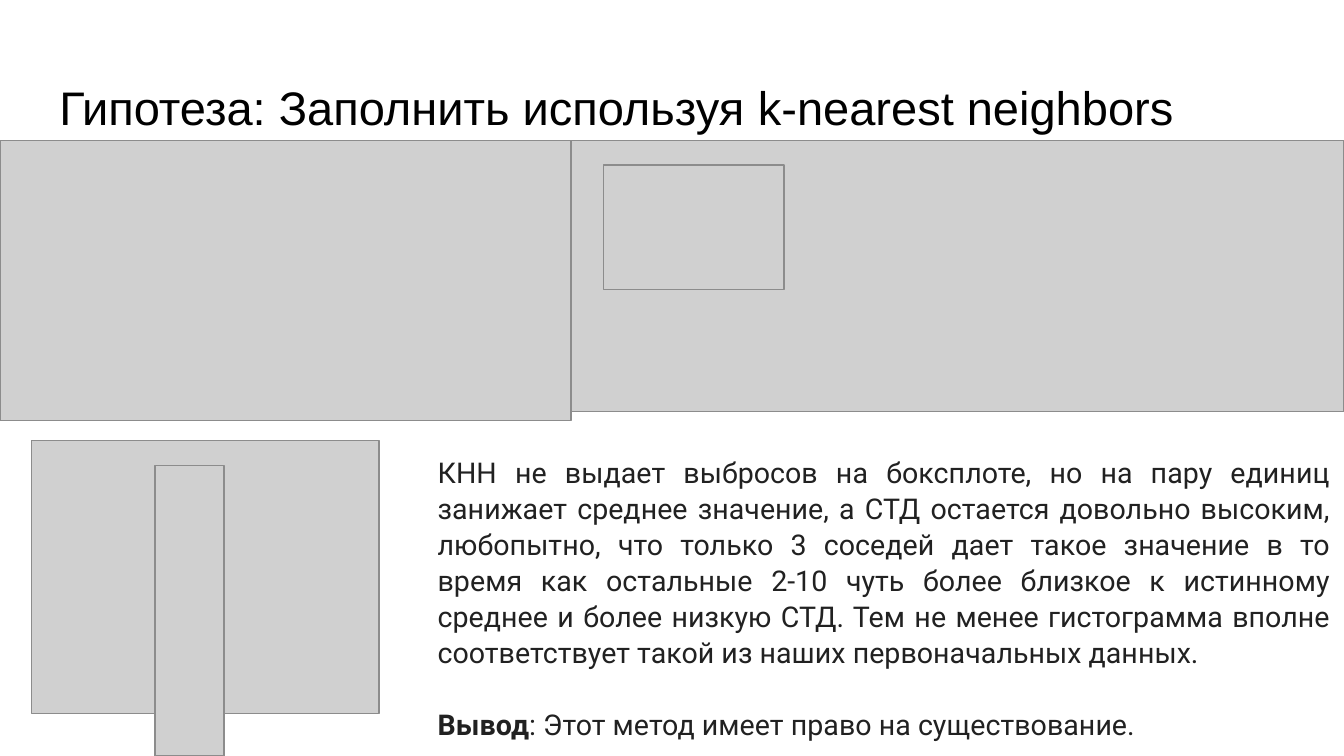
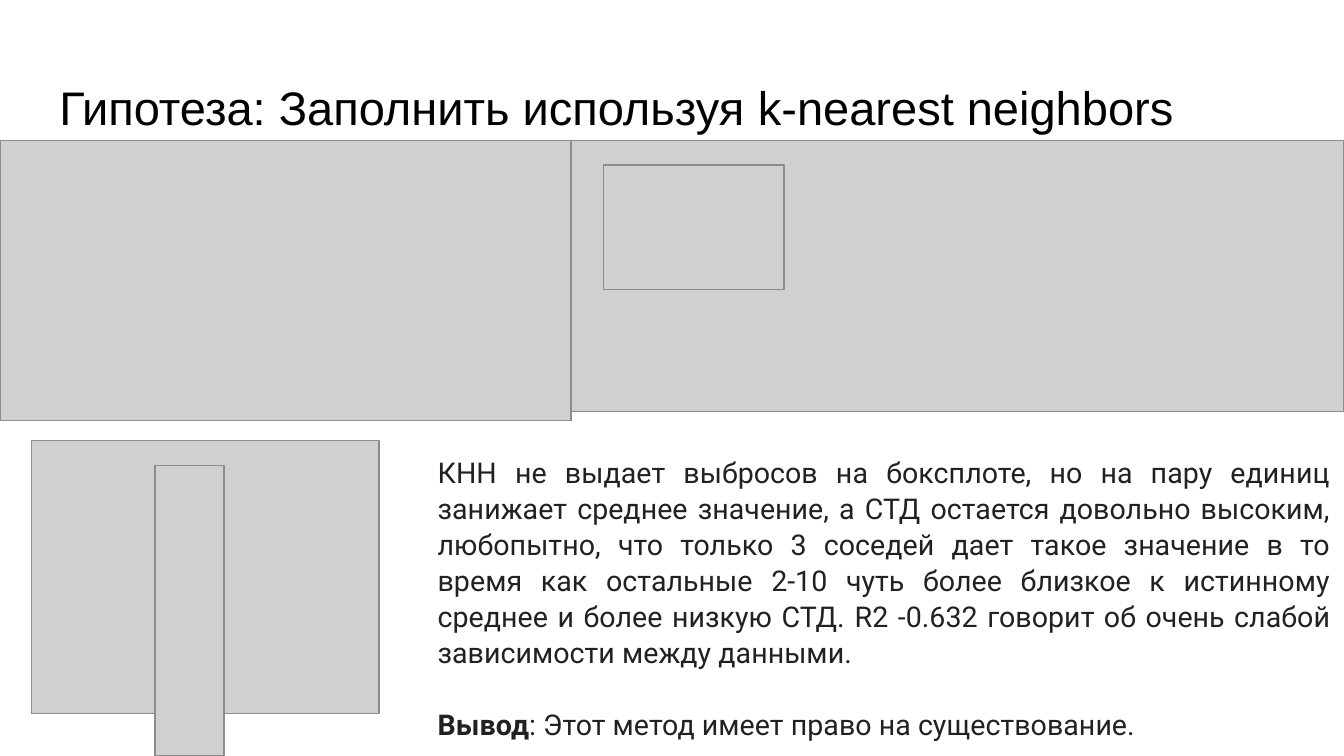
Before and after one commit to Dimildizio/DS_course, a slide deck: slide 26 of EDA_group_slides.pptx. Drawn at 1344x756 pixels with LibreOffice and Linux fonts; fonts in the diff are those of the drawing; grey boxes stand for pictures. Boxes give left, top, right and bottom in pixels: in the first picture for what was removed or moved away, otherwise in the second. Text is boxed around its words. In the diff, an @@ line names an element or a change of style, - is before the commit and + after.

```diff
--- a/EDA_group_slides.pptx
+++ b/EDA_group_slides.pptx
@@ text at box(438, 461, 1330, 669): text changed @@
-КНН не выдает выбросов на боксплоте, но на пару единиц занижает среднее значение, а СТД остается довольно высоким, любопытно, что только 3 соседей дает такое значение в то время как остальные 2-10 чуть более близкое к истинному среднее и более низкую СТД. Тем не менее гистограмма вполне соответствует такой из наших первоначальных данных.
+КНН не выдает выбросов на боксплоте, но на пару единиц занижает среднее значение, а СТД остается довольно высоким, любопытно, что только 3 соседей дает такое значение в то время как остальные 2-10 чуть более близкое к истинному среднее и более низкую СТД. R2 -0.632 говорит об очень слабой зависимости между данными.
```
Also in this commit, not shown: 2 other slides changed.
